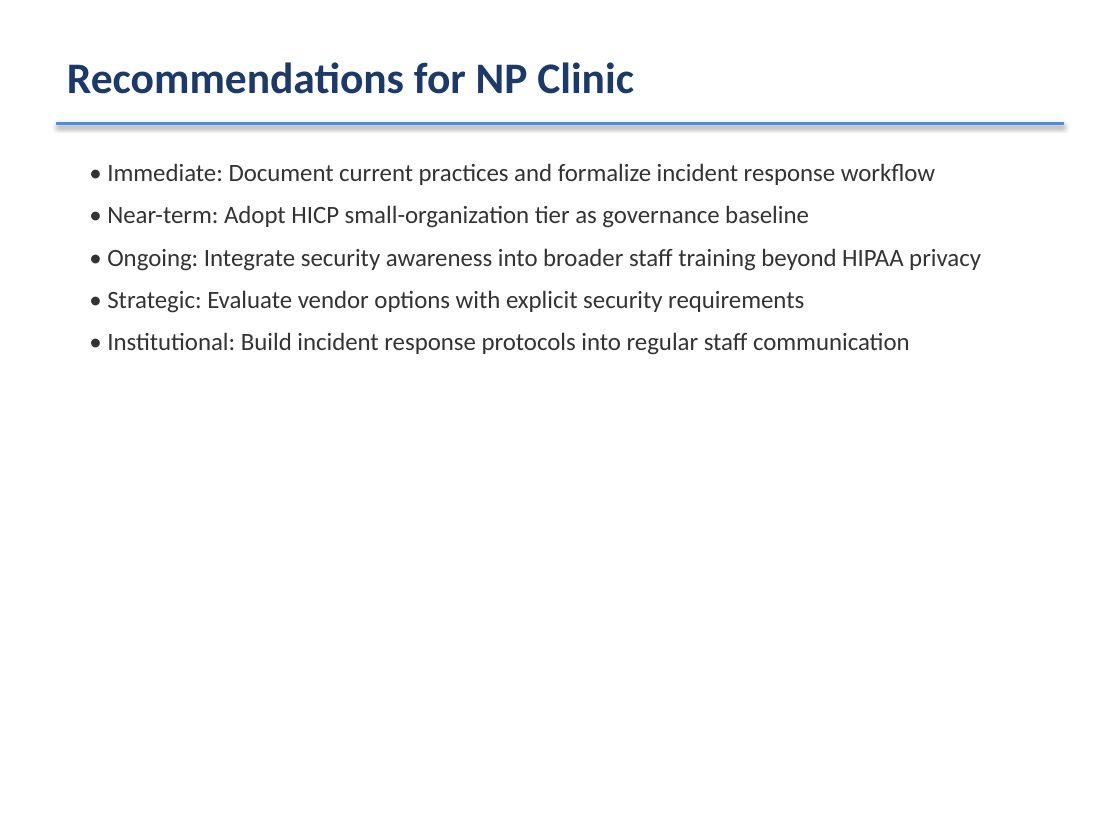
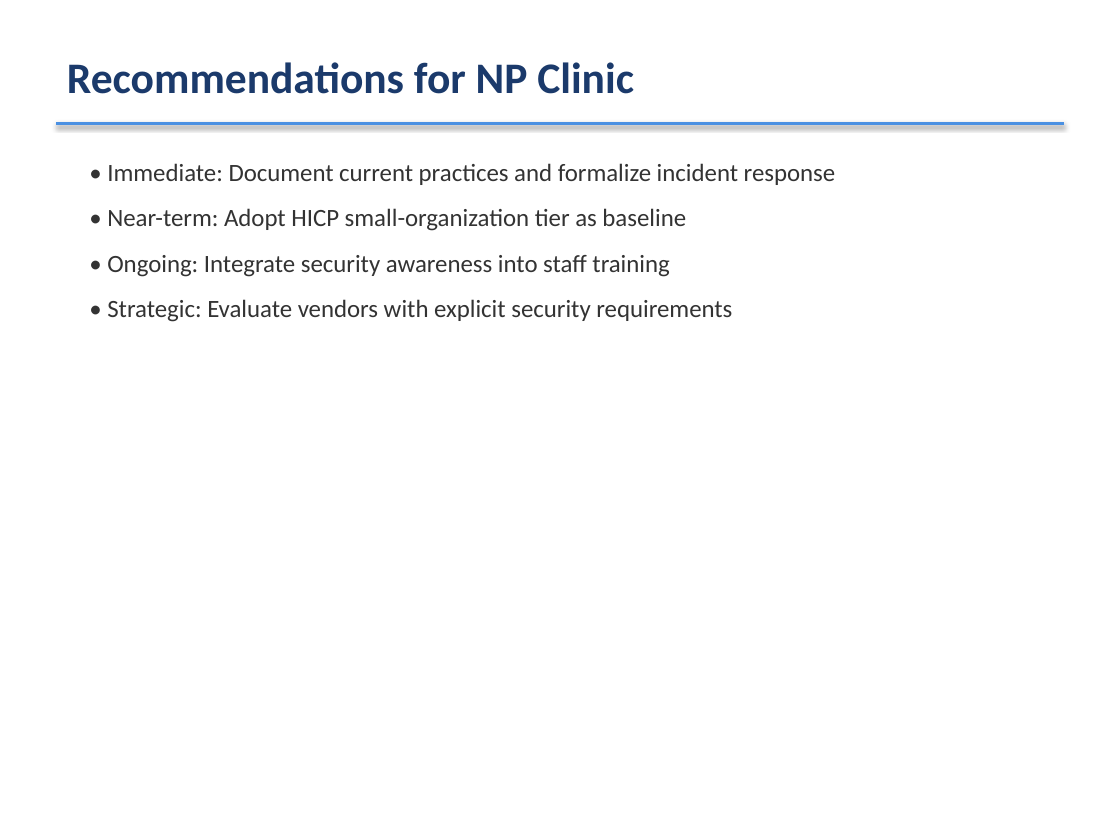
Before and after one commit to CyberNupe/CyberNupe, a slide deck: slide 15 of DRP_Defense_Presentation.pptx (slide 35 before the commit). Drawn at 1120x840 pixels with LibreOffice and Linux fonts; fonts in the diff are those of the drawing. Boxes give left, top, right and bottom in pixels: in the first picture for what was removed or moved away, otherwise in the second. Text is boxed around its words. In the diff, an @@ line names an element or a change of style, - is before the commit and + after.

```diff
--- a/DRP_Defense_Presentation.pptx
+++ b/DRP_Defense_Presentation.pptx
@@ text at (107, 163, 836, 322): text changed @@
-• Immediate: Document current practices and formalize incident response workflow
-• Near-term: Adopt HICP small-organization tier as governance baseline
-• Ongoing: Integrate security awareness into broader staff training beyond HIPAA privacy
-• Strategic: Evaluate vendor options with explicit security requirements
-• Institutional: Build incident response protocols into regular staff communication
+• Immediate: Document current practices and formalize incident response
+• Near-term: Adopt HICP small-organization tier as baseline
+• Ongoing: Integrate security awareness into staff training
+• Strategic: Evaluate vendors with explicit security requirements
```
Also in this commit, not shown: 16 other slides changed, 22 slides removed.
